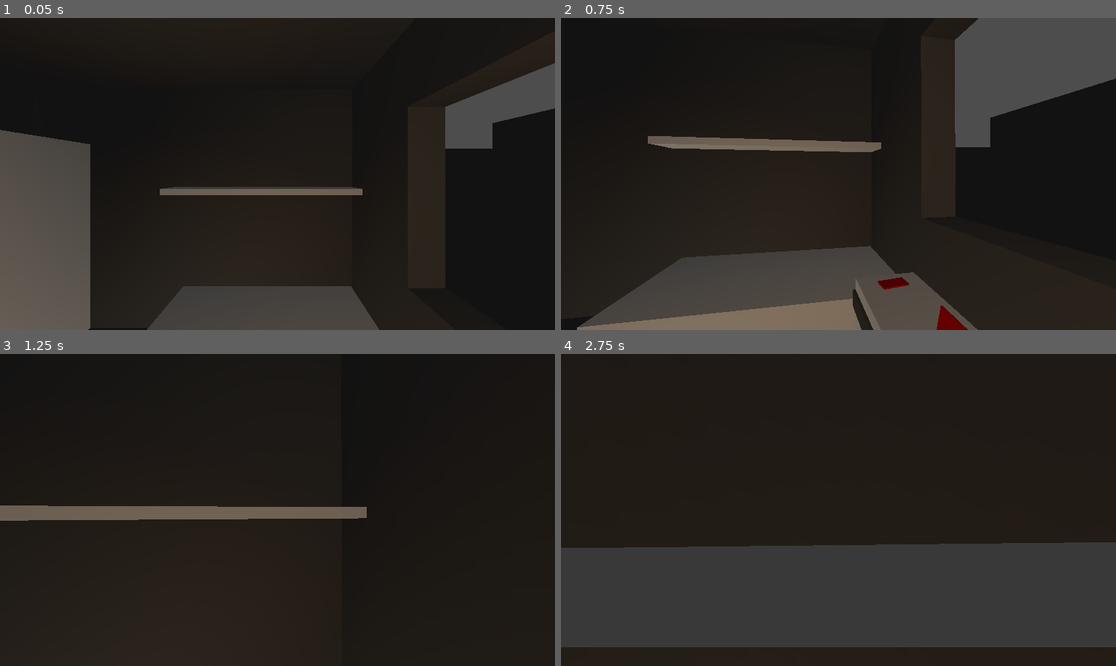
Above: before the commit, frames 1-4 (two rows, left to right).
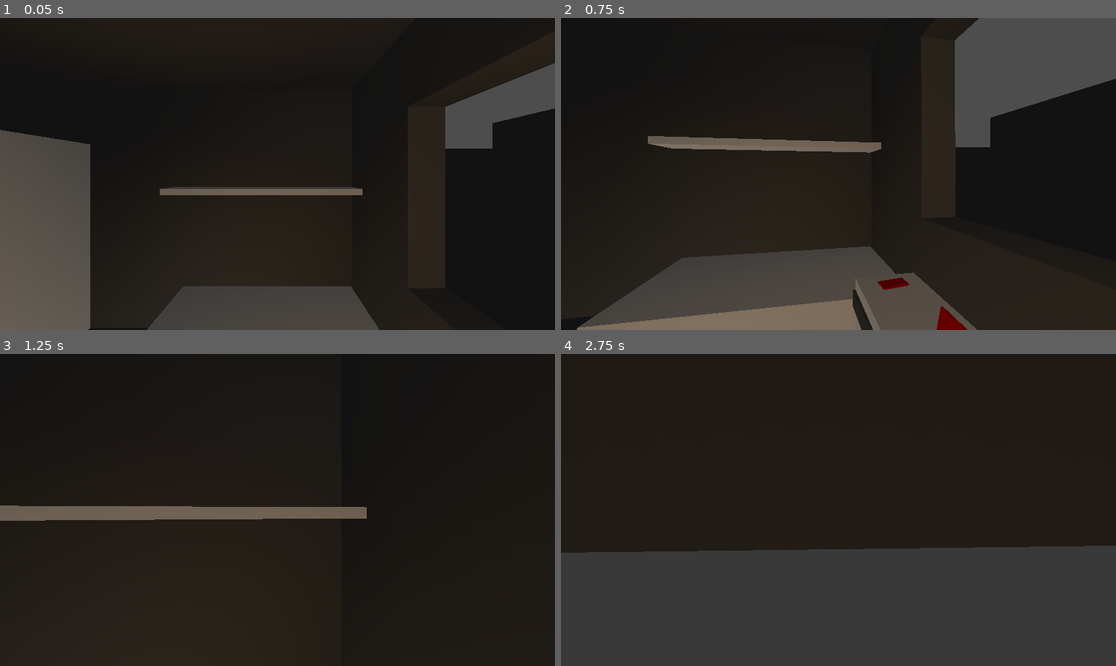
Above: after the commit, the same moments.

Repository: AlexYud/descarrilado
Game: Godot game, scene res://scenes/Main.tscn
The game is run twice, just before and just after one commit, with the same random seed, the same clock (stepped at 60 frames per second) and the same inputs. Sound files missing from this copy of the repository are replaced by a short silence.
Inputs (mouse positions are in pixels of both pictures, inside the frame that each line leads up to):
- Up to frame 1 (0.05 s): no input
- Up to frame 2 (0.75 s): tap Enter (dialog_continue) at 0.5 s; move the mouse to (866, 174) at 0.52 s; hold W (up) from 0.53 s (still down); tap E (interact) at 0.6 s; click (866, 174) at 0.67 s
- Up to frame 3 (1.25 s): keep holding W (up); tap Space (jump) at 0.77 s
- Up to frame 4 (2.75 s): keep holding W (up); move the mouse to (810, 510) at 1.27 s; tap Ctrl (crouch) at 1.35 s; tap Space (jump) at 1.52 s; tap E (interact) at 1.55, 2.3 s; move the mouse to (849, 503) at 2.02 s; hold Enter (dialog_continue) from 2.03 s (still down)

Frame 1 is identical in both runs. In frame 2, 0.2% of the frame differs, in the area x 2-100%, y 0-100%; in frame 3, less than 0.1%; in frame 4, 7.3%, in the area x 0-100%, y 60-100%.

Commit message:
fix stairs

Diff:
--- a/scenes/Main.tscn
+++ b/scenes/Main.tscn
@@ -1,7 +1,7 @@
 [gd_scene format=3 uid="uid://cily3cdujyv7r"]
 
-[ext_resource type="PackedScene" uid="uid://bak8ltrhbmlv5" path="res://scenes/assets/CSGStairMaker3D.tscn" id="1_elqb8"]
 [ext_resource type="PackedScene" uid="uid://dajciuejb4dh2" path="res://scenes/Player.tscn" id="1_rvslj"]
+[ext_resource type="PackedScene" uid="uid://biu14ke0j0euc" path="res://scenes/assets/stairs.tscn" id="2_wp0k4"]
 [ext_resource type="PackedScene" uid="uid://ceit7kq3tiboa" path="res://scenes/assets/drawer_interactable.tscn" id="3_jlsqs"]
 [ext_resource type="PackedScene" uid="uid://buut5geryxawq" path="res://scenes/assets/medical.tscn" id="4_q8u5g"]
 [ext_resource type="PackedScene" uid="uid://b331d0p4fp5l7" path="res://scenes/assets/photo.tscn" id="5_lhr70"]
@@ -121,10 +121,9 @@
 transform = Transform3D(1, 0, 0, 0, 1, 0, 0, 0, 1, -9.743697, 6.5177364, 3.0531921)
 size = Vector3(15.452, 0.5, 3.894)
 
-[node name="CSGStairMaker3D" parent="SceneStructure/JulianasHouse" unique_id=1957327226 instance=ExtResource("1_elqb8")]
-transform = Transform3D(-1, 0, 8.742278e-08, 0, 1, 0, -8.742278e-08, 0, -1, -8.141334, 1.7607985, 1.8692762)
-size = Vector3(3.725891, 2.919983, 1.0722656)
-num_stairs = 10
+[node name="Stairs" parent="SceneStructure/JulianasHouse" unique_id=2036270861 instance=ExtResource("2_wp0k4")]
+transform = Transform3D(-1, 0, -8.742278e-08, 0, 1, 0, 8.742278e-08, 0, -1, -8.141334, 1.9153259, 1.867738)
+stair_size = Vector3(3.726, 3.22, 1.072)
 
 [node name="Wall10" type="CSGBox3D" parent="SceneStructure/JulianasHouse" unique_id=1385403803]
 transform = Transform3D(1, 0, 0, 0, 1, 0, 0, 0, 1, -8.139085, 2.4868112, 2.4981997)
@@ -471,11 +470,6 @@
 operation = 2
 size = Vector3(1.0404297, 3.682103, 0.9)
 
-[node name="CSGStairMaker3D" parent="SceneStructure/SophiasHouse/Structure" unique_id=1701597092 instance=ExtResource("1_elqb8")]
-transform = Transform3D(-4.371139e-08, 0, 1, 0, 1, 0, -1, 0, -4.371139e-08, 2.9794683, 1.9584382, -4.9071503)
-size = Vector3(3.725891, 2.919983, 1.0722656)
-num_stairs = 10
-
 [node name="Wall10" type="CSGBox3D" parent="SceneStructure/SophiasHouse/Structure" unique_id=1821204400]
 transform = Transform3D(1, 0, 0, 0, 1, 0, 0, 0, 1, 2.3150043, 2.0305471, -5.403679)
 size = Vector3(0.25, 3.069107, 2.7377243)
--- a/scenes/assets/CSGStairMaker3D.tscn
+++ /dev/null
@@ -1,64 +0,0 @@
-[gd_scene format=3 uid="uid://bak8ltrhbmlv5"]
-
-[sub_resource type="GDScript" id="GDScript_0eugj"]
-script/source = "@tool
-extends CSGBox3D
-
-@export var num_stairs : int = 10
-
-var _cur_num_stairs = -1
-var _cur_size : Vector3
-
-func make_stairs():
-	#if not Engine.is_editor_hint():
-		#return
-	#
-	num_stairs = clampi(num_stairs, 0, 999)
-
-	var stairs_poly = $StairsSubtractCSG#add_fresh_stairs_csg_poly()
-
-	var point_arr : PackedVector2Array = PackedVector2Array()
-	var step_height = self.size.y / num_stairs
-	var step_width = self.size.x / num_stairs
-
-	if num_stairs == 0:
-		# For 0 stairs make a ramp
-		point_arr.append(Vector2(self.size.x, self.size.y))
-		point_arr.append(Vector2(0, self.size.y))
-		point_arr.append(Vector2(0, 0))
-	else:
-		# Creating the points for the stairs polygon
-		for i in range(num_stairs - 1):
-			point_arr.append(Vector2(i * step_width, (i + 1) * step_height))
-			if i < num_stairs:
-				point_arr.append(Vector2((i + 1) * step_width, (i + 1) * step_height))
-
-		# Closing the polygon by adding the last two points
-		point_arr.append(Vector2(self.size.x - step_width, self.size.y))
-		point_arr.append(Vector2(0, self.size.y))
-
-	stairs_poly.polygon = point_arr
-
-	stairs_poly.depth = self.size.z
-
-	stairs_poly.position.z = self.size.z / 2.0
-	stairs_poly.position.y = -self.size.y / 2.0
-	stairs_poly.position.x = -self.size.x / 2.0
-
-	_cur_num_stairs = num_stairs
-	_cur_size = self.size
-
-# Called every frame. 'delta' is the elapsed time since the previous frame.
-func _process(_delta):
-	if _cur_num_stairs != num_stairs or _cur_size != self.size:
-		make_stairs()
-"
-
-[node name="CSGStairMaker3D" type="CSGBox3D"]
-script = SubResource("GDScript_0eugj")
-num_stairs = 4
-
-[node name="StairsSubtractCSG" type="CSGPolygon3D" parent="."]
-transform = Transform3D(1, 0, 0, 0, 1, 0, 0, 0, 1, -0.5, -0.5, 0.5)
-operation = 2
-polygon = PackedVector2Array(0, 0.25, 0.25, 0.25, 0.25, 0.5, 0.5, 0.5, 0.5, 0.75, 0.75, 0.75, 0.75, 1, 0, 1)
--- /dev/null
+++ b/scenes/assets/stairs.tscn
@@ -0,0 +1,24 @@
+[gd_scene format=3 uid="uid://biu14ke0j0euc"]
+
+[ext_resource type="Script" uid="uid://cl0ftga8o0rya" path="res://scripts/items/stairs.gd" id="1_32tbb"]
+
+[sub_resource type="BoxShape3D" id="BoxShape3D_nglkd"]
+size = Vector3(5.3210826, 0.12, 1.072)
+
+[node name="Stairs" type="Node3D" unique_id=2036270861]
+script = ExtResource("1_32tbb")
+
+[node name="VisualCSG" type="CSGCombiner3D" parent="." unique_id=1625621605]
+
+[node name="StairBaseCSG" type="CSGBox3D" parent="VisualCSG" unique_id=620670571]
+
+[node name="StairsSubtractCSG" type="CSGPolygon3D" parent="VisualCSG/StairBaseCSG" unique_id=564991382]
+transform = Transform3D(1, 0, 0, 0, 1, 0, 0, 0, 1, -0.5, -0.5, 0.5)
+operation = 2
+polygon = PackedVector2Array(0, 0.25, 0.25, 0.25, 0.25, 0.5, 0.5, 0.5, 0.5, 0.75, 0.75, 0.75, 0.75, 1, 0, 1)
+
+[node name="RampBody" type="StaticBody3D" parent="." unique_id=797305095]
+
+[node name="RampCollision" type="CollisionShape3D" parent="RampBody" unique_id=266880524]
+transform = Transform3D(0.7071067, -0.7071067, 0, 0.7071067, 0.7071067, 0, 0, 0, 1, -0.0075735785, -0.07242641, 0)
+shape = SubResource("BoxShape3D_nglkd")
--- a/scripts/interactions/DoorController.gd
+++ b/scripts/interactions/DoorController.gd
@@ -4,8 +4,8 @@
 @export var hinge: Node3D
 @export var door_root: Node3D
 
-@export var open_angle_degrees: float = 90.0
-@export var rotate_speed: float = 6.0
+@export var open_angle_degrees: float = 100.0
+@export var rotate_speed: float = 1.5
 @export var starts_open: bool = false
 @export var starts_locked: bool = false
 @export var required_key_id: String = ""
--- /dev/null
+++ b/scripts/items/stairs.gd
@@ -0,0 +1,152 @@
+@tool
+extends Node3D
+
+@export var stair_size: Vector3 = Vector3(1.0, 1.0, 1.0)
+@export var num_stairs: int = 10
+@export var generate_ramp_collision: bool = true
+
+@export var ramp_surface_epsilon: float = 0.1
+@export var ramp_top_surface_offset: float = 0.01
+@export var ramp_front_extension: float = 0.20
+@export var ramp_top_extension: float = 0.00
+@export var ramp_thickness: float = 0.12
+
+var _cur_stair_size: Vector3 = Vector3.ZERO
+var _cur_num_stairs: int = -1
+var _cur_generate_ramp_collision: bool = false
+var _cur_ramp_surface_epsilon: float = -1.0
+var _cur_ramp_top_surface_offset: float = -1.0
+var _cur_ramp_front_extension: float = -1.0
+var _cur_ramp_top_extension: float = -1.0
+var _cur_ramp_thickness: float = -1.0
+
+
+func _ready() -> void:
+	make_stairs()
+
+
+func make_stairs() -> void:
+	num_stairs = clampi(num_stairs, 0, 999)
+	ramp_surface_epsilon = maxf(ramp_surface_epsilon, 0.0)
+	ramp_front_extension = maxf(ramp_front_extension, 0.0)
+	ramp_top_extension = maxf(ramp_top_extension, 0.0)
+	ramp_thickness = maxf(ramp_thickness, 0.02)
+
+	var base_csg: CSGBox3D = get_node_or_null("VisualCSG/StairBaseCSG") as CSGBox3D
+	var stairs_poly: CSGPolygon3D = get_node_or_null("VisualCSG/StairBaseCSG/StairsSubtractCSG") as CSGPolygon3D
+	var ramp_body: StaticBody3D = get_node_or_null("RampBody") as StaticBody3D
+	var ramp_collision: CollisionShape3D = get_node_or_null("RampBody/RampCollision") as CollisionShape3D
+
+	if base_csg == null:
+		push_warning("Stairs: missing child node 'VisualCSG/StairBaseCSG'.")
+		return
+
+	if stairs_poly == null:
+		push_warning("Stairs: missing child node 'VisualCSG/StairBaseCSG/StairsSubtractCSG'.")
+		return
+
+	if ramp_body == null or ramp_collision == null:
+		push_warning("Stairs: missing 'RampBody/RampCollision'.")
+		return
+
+	base_csg.size = stair_size
+	base_csg.use_collision = false
+	stairs_poly.use_collision = false
+
+	var point_arr: PackedVector2Array = PackedVector2Array()
+
+	if num_stairs == 0:
+		point_arr.append(Vector2(stair_size.x, stair_size.y))
+		point_arr.append(Vector2(0.0, stair_size.y))
+		point_arr.append(Vector2(0.0, 0.0))
+	else:
+		var step_height: float = stair_size.y / float(num_stairs)
+		var step_width: float = stair_size.x / float(num_stairs)
+
+		for i in range(num_stairs - 1):
+			point_arr.append(Vector2(i * step_width, (i + 1) * step_height))
+			point_arr.append(Vector2((i + 1) * step_width, (i + 1) * step_height))
+
+		point_arr.append(Vector2(stair_size.x - step_width, stair_size.y))
+		point_arr.append(Vector2(0.0, stair_size.y))
+
+	stairs_poly.polygon = point_arr
+	stairs_poly.depth = stair_size.z
+	stairs_poly.position = Vector3(-stair_size.x / 2.0, -stair_size.y / 2.0, stair_size.z / 2.0)
+
+	_update_ramp_collision(ramp_body, ramp_collision)
+
+	_cur_stair_size = stair_size
+	_cur_num_stairs = num_stairs
+	_cur_generate_ramp_collision = generate_ramp_collision
+	_cur_ramp_surface_epsilon = ramp_surface_epsilon
+	_cur_ramp_top_surface_offset = ramp_top_surface_offset
+	_cur_ramp_front_extension = ramp_front_extension
+	_cur_ramp_top_extension = ramp_top_extension
+	_cur_ramp_thickness = ramp_thickness
+
+
+func _update_ramp_collision(ramp_body: StaticBody3D, ramp_collision: CollisionShape3D) -> void:
+	ramp_body.position = Vector3.ZERO
+	ramp_body.rotation = Vector3.ZERO
+	ramp_collision.disabled = not generate_ramp_collision
+
+	if not generate_ramp_collision:
+		return
+
+	var box_shape: BoxShape3D = ramp_collision.shape as BoxShape3D
+	if box_shape == null:
+		box_shape = BoxShape3D.new()
+		ramp_collision.shape = box_shape
+
+	var half_x: float = stair_size.x / 2.0
+	var half_y: float = stair_size.y / 2.0
+
+	var base_start: Vector2 = Vector2(
+		-half_x,
+		-half_y + ramp_surface_epsilon
+	)
+
+	var base_end: Vector2 = Vector2(
+		half_x,
+		half_y + ramp_top_surface_offset
+	)
+
+	var surface_start: Vector2 = base_start
+	var surface_end: Vector2 = base_end
+
+	if ramp_front_extension > 0.0:
+		var start_slope: float = 0.0
+		if not is_zero_approx(base_end.x - base_start.x):
+			start_slope = (base_end.y - base_start.y) / (base_end.x - base_start.x)
+
+		surface_start.x -= ramp_front_extension
+		surface_start.y -= start_slope * ramp_front_extension
+
+	if ramp_top_extension > 0.0:
+		surface_end.x += ramp_top_extension
+
+	var ramp_vector: Vector2 = surface_end - surface_start
+	var ramp_length: float = ramp_vector.length()
+	var ramp_angle: float = atan2(ramp_vector.y, ramp_vector.x)
+
+	box_shape.size = Vector3(ramp_length, ramp_thickness, stair_size.z)
+
+	var surface_mid: Vector2 = (surface_start + surface_end) * 0.5
+	var surface_normal: Vector2 = Vector2(-sin(ramp_angle), cos(ramp_angle))
+	var box_center: Vector2 = surface_mid - surface_normal * (ramp_thickness * 0.5)
+
+	ramp_collision.position = Vector3(box_center.x, box_center.y, 0.0)
+	ramp_collision.rotation = Vector3(0.0, 0.0, ramp_angle)
+
+
+func _process(_delta: float) -> void:
+	if _cur_stair_size != stair_size \
+	or _cur_num_stairs != num_stairs \
+	or _cur_generate_ramp_collision != generate_ramp_collision \
+	or not is_equal_approx(_cur_ramp_surface_epsilon, ramp_surface_epsilon) \
+	or not is_equal_approx(_cur_ramp_top_surface_offset, ramp_top_surface_offset) \
+	or not is_equal_approx(_cur_ramp_front_extension, ramp_front_extension) \
+	or not is_equal_approx(_cur_ramp_top_extension, ramp_top_extension) \
+	or not is_equal_approx(_cur_ramp_thickness, ramp_thickness):
+		make_stairs()
--- a/scripts/player/PlayerMovement.gd
+++ b/scripts/player/PlayerMovement.gd
@@ -23,6 +23,10 @@
 @export var flashlight_lerp_speed: float = 6.0
 @export var camera_lerp_speed: float = 10.0
 
+@export var stair_snap_length: float = 0.35
+@export var max_floor_angle_degrees: float = 55.0
+@export var grounded_stick_velocity: float = 0.1
+
 var player: CharacterBody3D = null
 var audio_controller: PlayerAudioController = null
 
@@ -56,6 +60,8 @@
 	original_camera_position = camera.position
 	original_hand_position = hand.position
 
+	_apply_floor_settings()
+
 
 func handle_input(event: InputEvent, block_look: bool) -> void:
 	if block_look:
@@ -69,6 +75,7 @@
 
 
 func physics_update(delta: float, movement_frozen: bool) -> void:
+	_apply_floor_settings()
 	_apply_look(delta)
 
 	if movement_frozen:
@@ -113,6 +120,14 @@
 
 	if hand != null:
 		hand.position = original_hand_position + final_offset
+
+
+func _apply_floor_settings() -> void:
+	if player == null:
+		return
+
+	player.floor_snap_length = stair_snap_length
+	player.floor_max_angle = deg_to_rad(max_floor_angle_degrees)
 
 
 func _apply_look(delta: float) -> void:
@@ -157,7 +172,7 @@
 	elif Input.is_action_just_pressed("jump") and not wants_crouch:
 		player.velocity.y = jump_force
 	else:
-		player.velocity.y = 0.0
+		player.velocity.y = -grounded_stick_velocity
 
 
 func _apply_gravity_only(delta: float) -> void:
@@ -167,7 +182,7 @@
 	if not player.is_on_floor():
 		player.velocity.y -= gravity_force * delta
 	else:
-		player.velocity.y = 0.0
+		player.velocity.y = -grounded_stick_velocity
 
 
 func _update_crouch(delta: float, wants_crouch: bool) -> void:
Not shown, added: scripts/items/stairs.gd.uid
